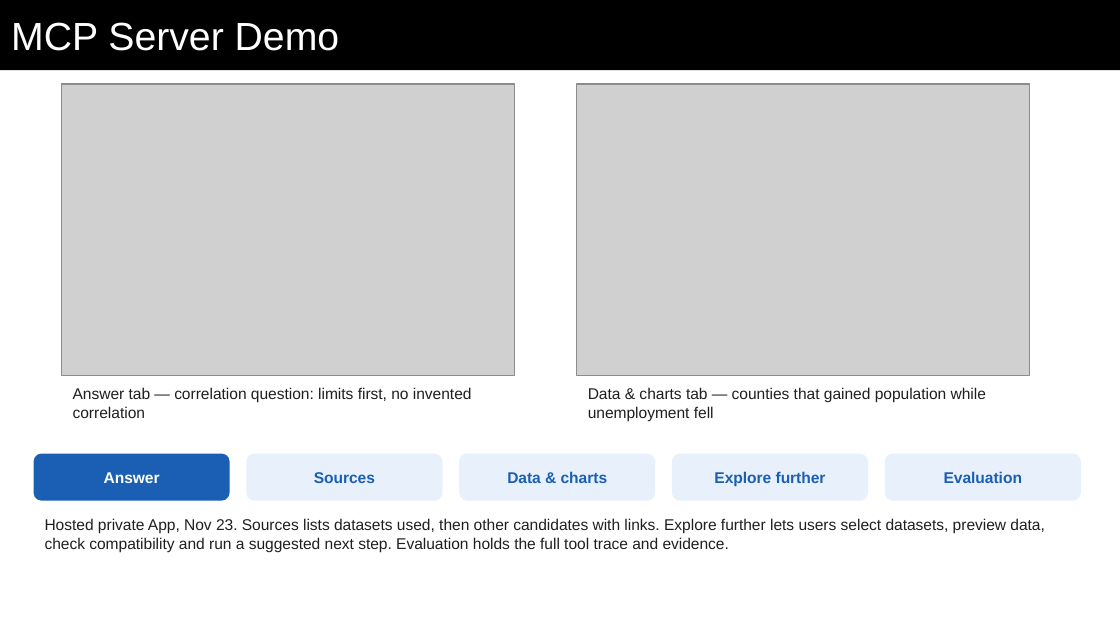
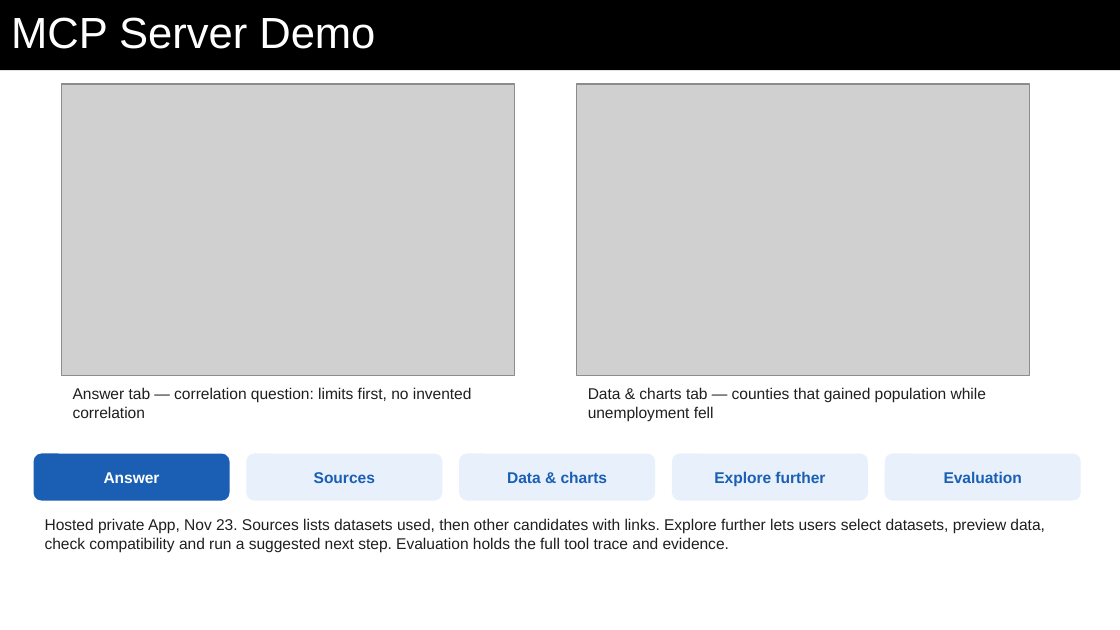
Before and after one commit to trevorspecht/gsa-mcp-hackathon-data-gov, a slide deck: slide 8 of submission/Data.gov-Research-Hackathon.pptx. Drawn at 1120x630 pixels with LibreOffice and Linux fonts; fonts in the diff are those of the drawing; grey boxes stand for pictures. Boxes give left, top, right and bottom in pixels: in the first picture for what was removed or moved away, otherwise in the second. Text is boxed around its words. In the diff, an @@ line names an element or a change of style, - is before the commit and + after.

```diff
--- a/submission/Data.gov-Research-Hackathon.pptx
+++ b/submission/Data.gov-Research-Hackathon.pptx
@@ title "MCP Server Demo" at [0,0,1120,71]: size 25.2 to 28 pt; line spacing 1 to 0.9 @@
```
Also in this commit, not shown: 11 other slides changed, 1 other file.
